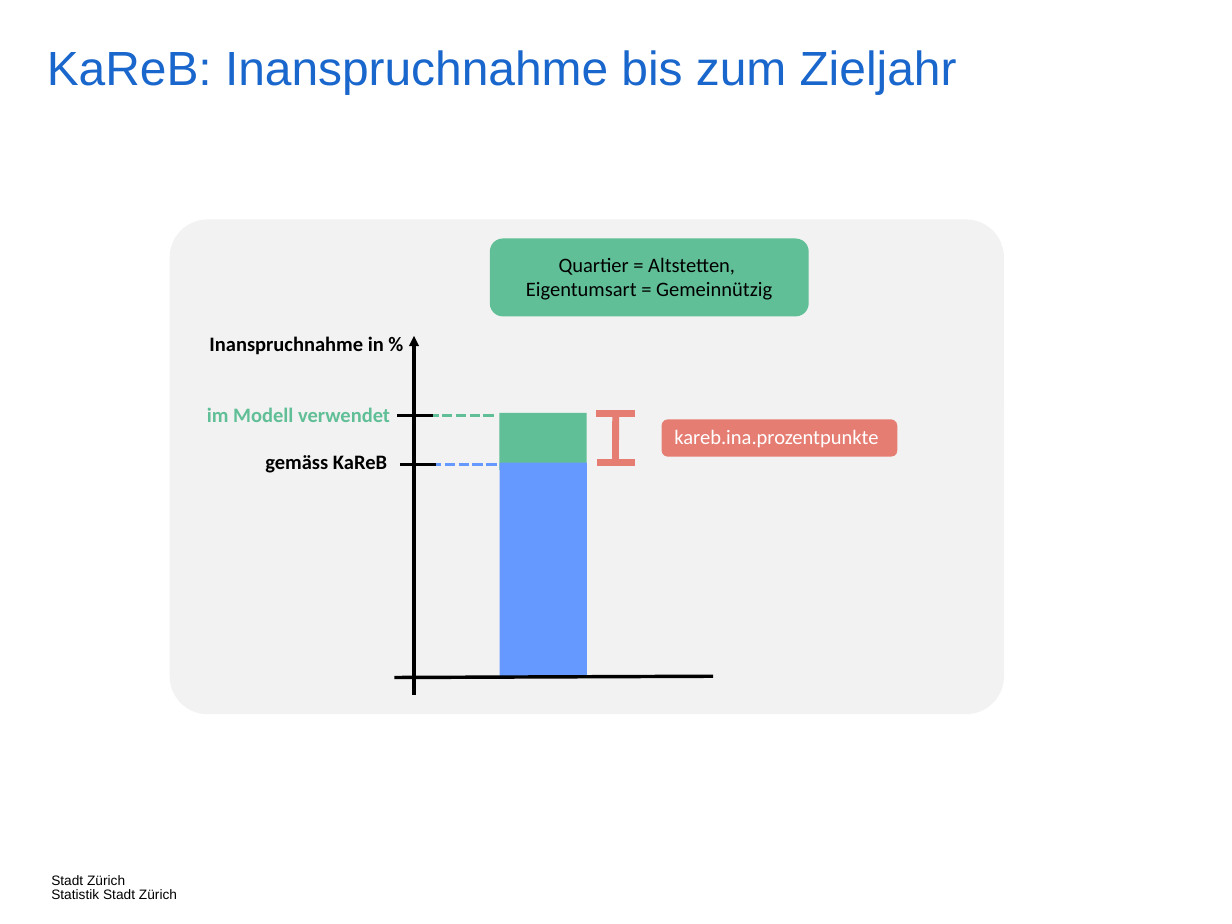
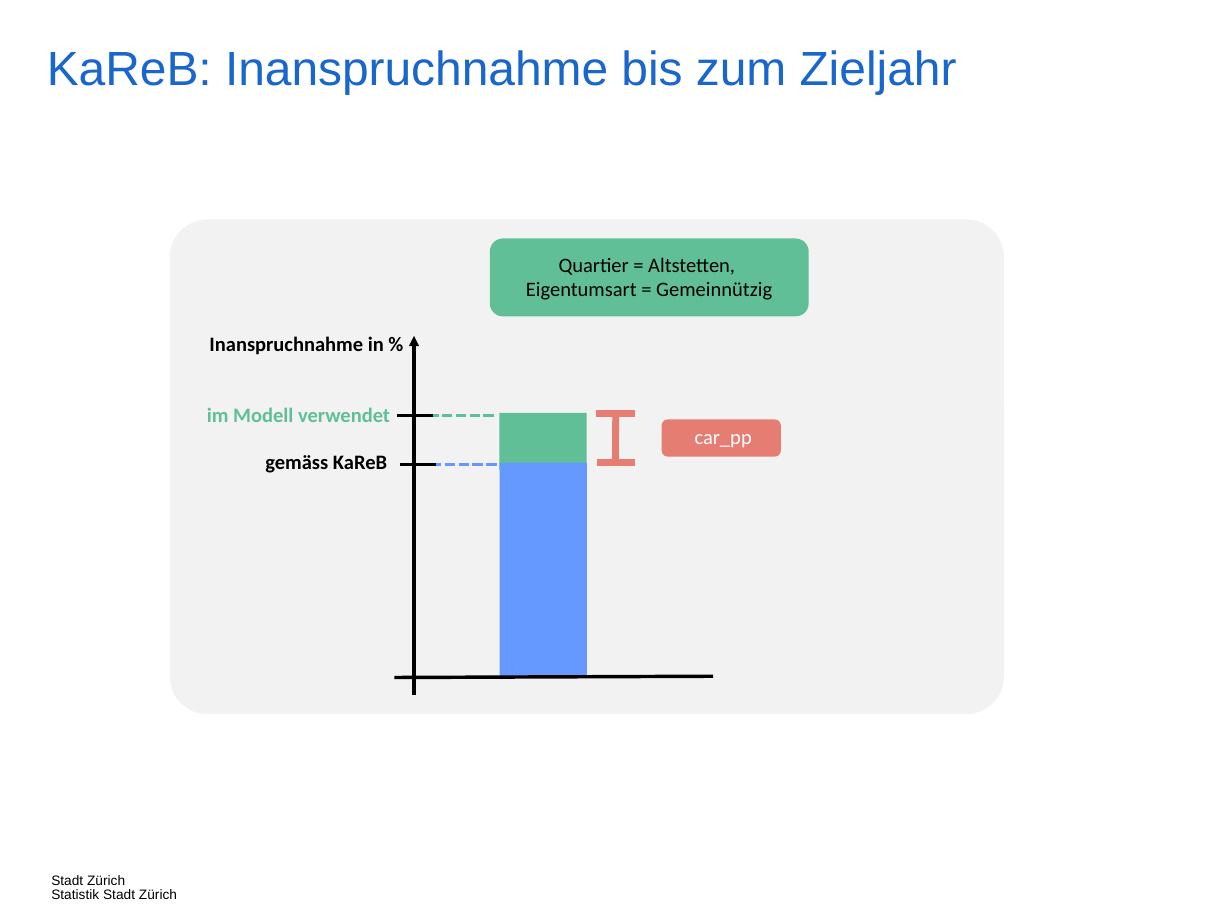
Before and after one commit to StatistikStadtZuerich/BevSzen, a slide deck: slide 89 of 2020phase2/5_Documentation/Concepts-Phase2.pptx. Drawn at 1232x924 pixels with LibreOffice and Linux fonts; fonts in the diff are those of the drawing. Boxes give left, top, right and bottom in pixels: in the first picture for what was removed or moved away, otherwise in the second. Text is boxed around its words. In the diff, an @@ line names an element or a change of style, - is before the commit and + after.

```diff
--- a/2020phase2/5_Documentation/Concepts-Phase2.pptx
+++ b/2020phase2/5_Documentation/Concepts-Phase2.pptx
@@ rounded rectangle: place and size @@
-rounded rectangle at [662, 419, 897, 456]
+rounded rectangle at [662, 419, 781, 456]
@@ text at [695, 434, 752, 448]: text changed @@
-kareb.ina.prozentpunkte
+car_pp
```
Also in this commit, not shown: 4 other slides changed, 5 slides removed.
